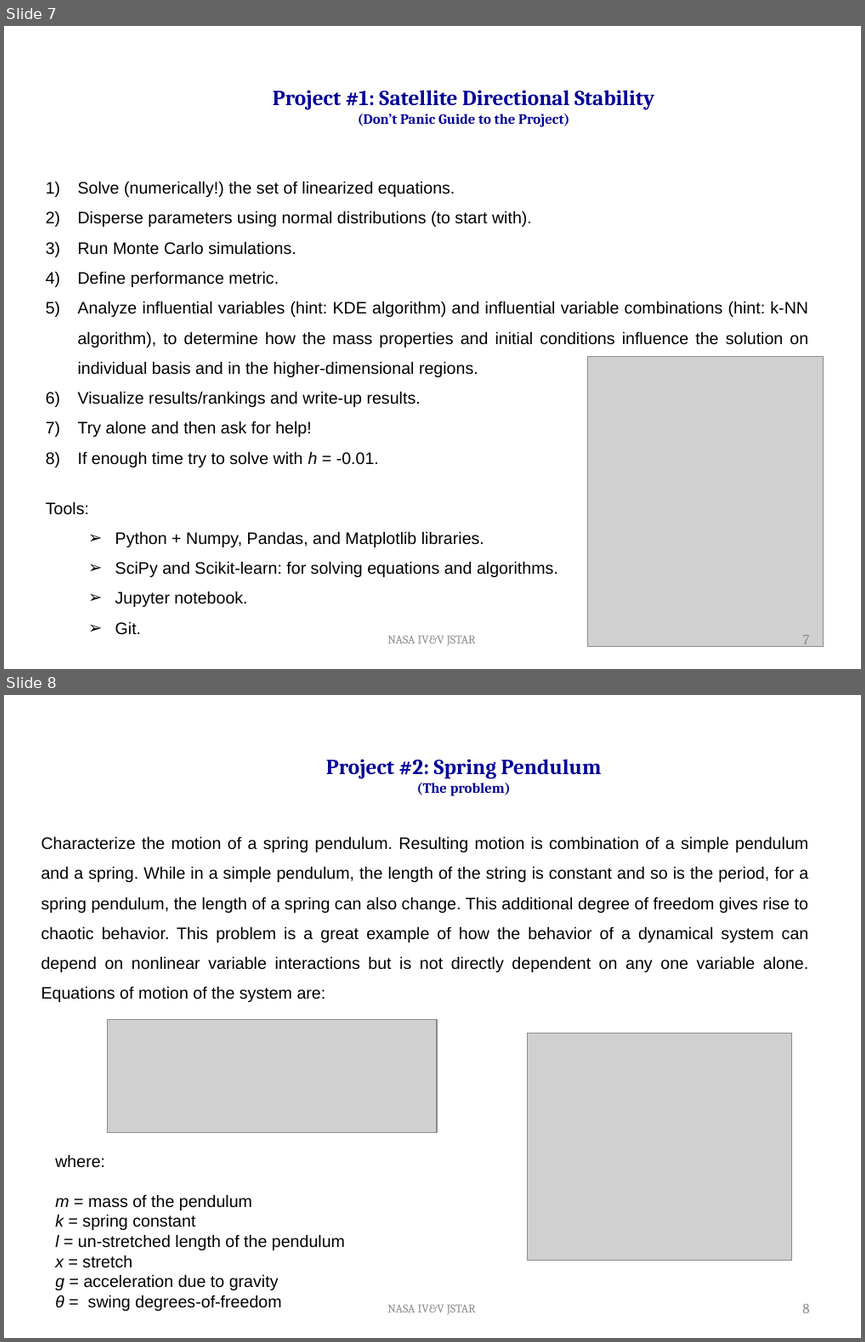
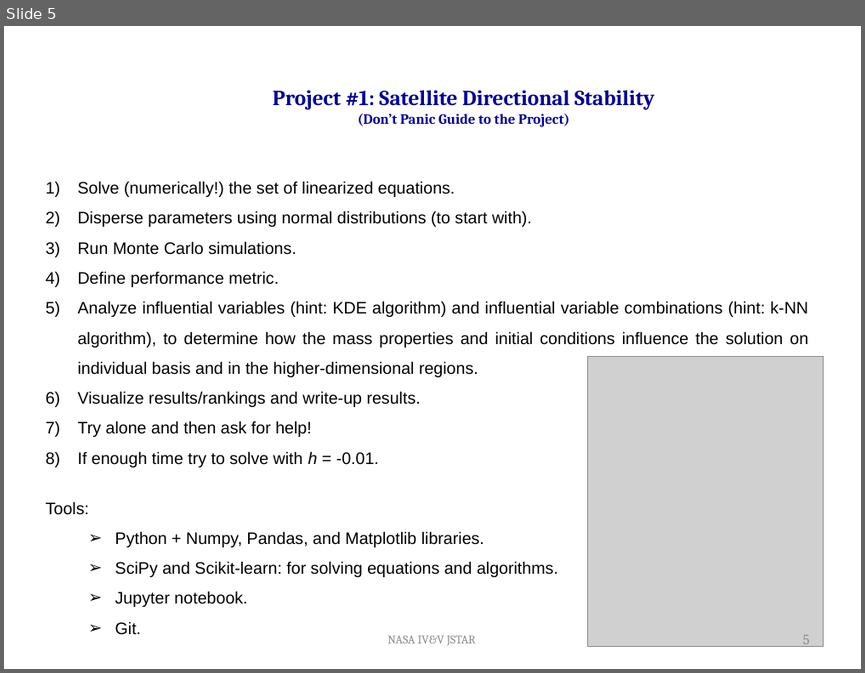
Before and after one commit to Carl5163/NASA_Project1, a slide deck: FSU_Spolaor_1.18.pptx. Shown one above the other, each under a label of ours: slides 7 and 8 before the commit, slide 5 after it. The pictures are 865x1342 and 865x673 pixels, drawn with LibreOffice and Linux fonts; fonts in the diff are those of the drawing; grey boxes stand for pictures; background and template pictures are left out. Boxes give left, top, right and bottom in pixels: in the first picture for what was removed or moved away, otherwise in the second. Text is boxed around its words. In the diff, an @@ line names an element or a change of style, - is before the commit and + after.

Commit message:
Trimmed the powerpoint
Now only has our project info

```diff
--- a/FSU_Spolaor_1.18.pptx
+++ b/FSU_Spolaor_1.18.pptx
@@ slide 8 removed at (4, 695, 861, 1338), background #FFFFFF @@
@@ title removed at (326, 759, 602, 796) @@
-Project #2: Spring Pendulum
-(The problem)
@@ text removed at (41, 836, 809, 1002) @@
-Characterize the motion of a spring pendulum. Resulting motion is combination of a simple pendulum and a spring. While in a simple pendulum, the length of the string is constant and so is the period, for a spring pendulum, the length of a spring can also change. This additional degree of freedom gives rise to chaotic behavior. This problem is a great example of how the behavior of a dynamical system can depend on nonlinear variable interactions but is not directly dependent on any one variable alone. Equations of motion of the system are:
@@ picture removed at (108, 1019, 437, 1132) @@
@@ picture removed at (527, 1032, 791, 1259) @@
@@ text removed at (55, 1154, 345, 1310) @@
-where:
-m = mass of the pendulum
-k = spring constant
-l = un-stretched length of the pendulum
-x = stretch
-g = acceleration due to gravity
-θ = swing degrees-of-freedom
@@ text removed at (387, 1304, 476, 1315) @@
-NASA IV&V JSTAR
@@ page number removed at (802, 1304, 809, 1313) @@
-8
@@ what was slide 7 is now slide 5 @@
@@ page number at (803, 635, 810, 648): text changed @@
-7
+5
```
Also in this commit, not shown: 7 other slides removed.
